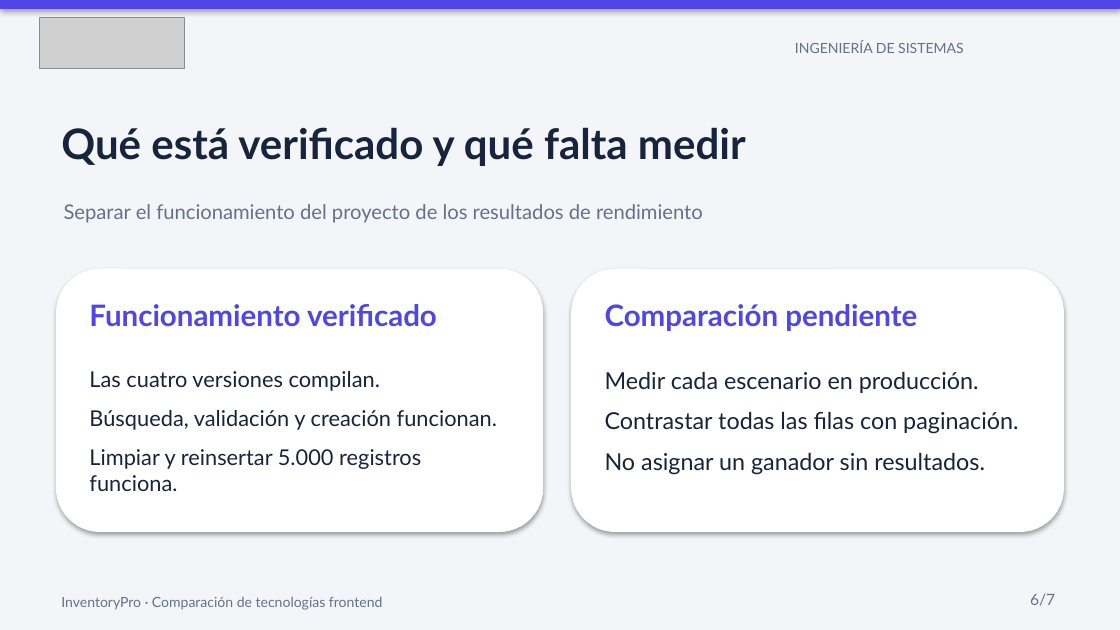
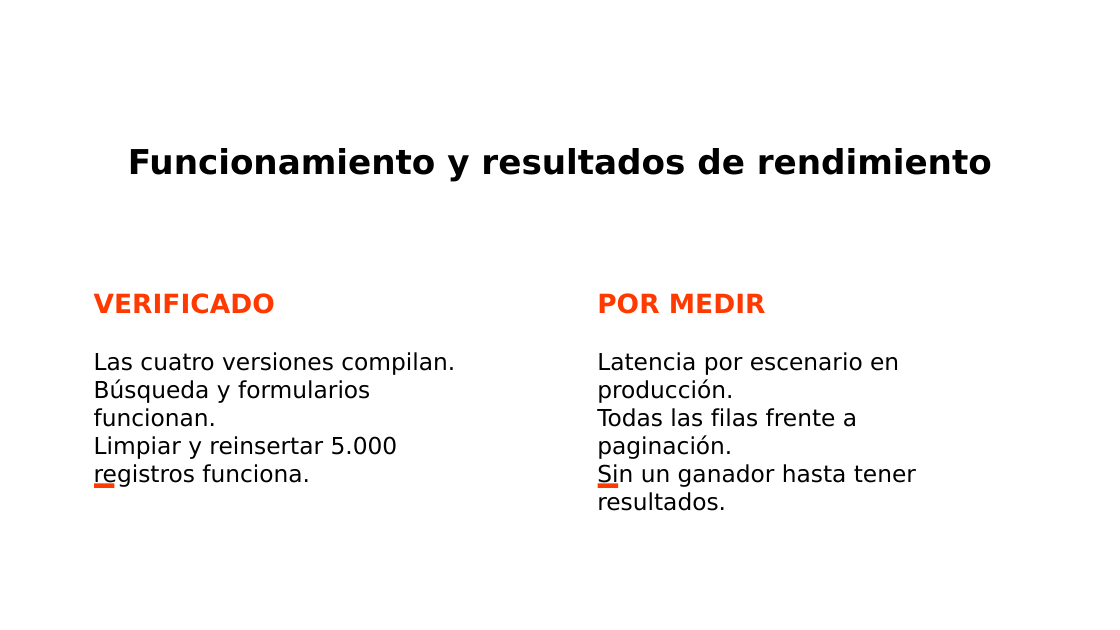
Before and after one commit to angelloaroni/ArquiSoftIndividual, a slide deck: slide 6 of presentacion/Comparativa_Frontend_InventoryPro.pptx. Drawn at 1120x630 pixels with LibreOffice and Linux fonts; fonts in the diff are those of the drawing; grey boxes stand for pictures; background and template pictures are left out. Boxes give left, top, right and bottom in pixels: in the first picture for what was removed or moved away, otherwise in the second. Text is boxed around its words. In the diff, an @@ line names an element or a change of style, - is before the commit and + after.

```diff
--- a/presentacion/Comparativa_Frontend_InventoryPro.pptx
+++ b/presentacion/Comparativa_Frontend_InventoryPro.pptx
@@ background #F3F5F9 to #FFFFFF @@
@@ rectangle removed at box(0, 0, 1120, 9) @@
@@ picture removed at box(39, 18, 185, 68) @@
@@ text removed at box(795, 40, 964, 53) @@
-INGENIERÍA DE SISTEMAS
@@ text removed at box(61, 127, 746, 166) @@
-Qué está verificado y qué falta medir
@@ title added at box(128, 148, 992, 182), 22 pt, text #000000, bold @@
+Funcionamiento y resultados de rendimiento
@@ text removed at box(64, 204, 703, 223) @@
-Separar el funcionamiento del proyecto de los resultados de rendimiento
@@ rounded rectangle removed at box(56, 269, 543, 532) @@
@@ rounded rectangle removed at box(571, 269, 1064, 532) @@
@@ subtitle "VERIFICADO" at box(94, 293, 275, 314): vertical alignment top to bottom @@
@@ subtitle at box(94, 293, 275, 314): text changed; size 19 to 17 pt; font Lato to DejaVu Sans; text colour #4F46E5 to #FF3A00 @@
-Funcionamiento verificado
+VERIFICADO
@@ subtitle added at box(597, 293, 766, 314), 17 pt, text #FF3A00, bold @@
+POR MEDIR
@@ text removed at box(605, 304, 917, 331) @@
-Comparación pendiente
@@ subtitle "Las cuatro versiones compilan.": place and size @@
-subtitle "Las cuatro versiones compilan." at box(89, 371, 497, 491)
+subtitle "Las cuatro versiones compilan." at box(94, 352, 455, 488)
@@ subtitle at box(94, 352, 455, 488): size 14 to 15 pt, font Lato to DejaVu Sans, text colour #18243B to #000000 in "Las cuatro versiones compilan.", "Limpiar y reinsertar 5.000 registros funciona."; less space between paragraphs @@
@@ subtitle at box(597, 352, 916, 488): text changed; font Lato to DejaVu Sans; text colour #18243B to #000000 @@
-Medir cada escenario en producción.
-Contrastar todas las filas con paginación.
-No asignar un ganador sin resultados.
+Latencia por escenario en producción.
+Todas las filas frente a paginación.
+Sin un ganador hasta tener resultados.
@@ subtitle at box(94, 379, 370, 427): text changed; size 14 to 15 pt; font Lato to DejaVu Sans; text colour #18243B to #000000 @@
-Búsqueda, validación y creación funcionan.
+Búsqueda y formularios funcionan.
@@ rectangle added at box(94, 484, 114, 488), fill #FF3A00 @@
@@ rectangle added at box(598, 484, 618, 488), fill #FF3A00 @@
@@ text removed at box(61, 596, 382, 610) @@
-InventoryPro · Comparación de tecnologías frontend
@@ text removed at box(1030, 594, 1055, 606) @@
-6/7
```
Also in this commit, not shown: 4 other slides changed, 2 slides added, 2 slides removed, 1 other file.
